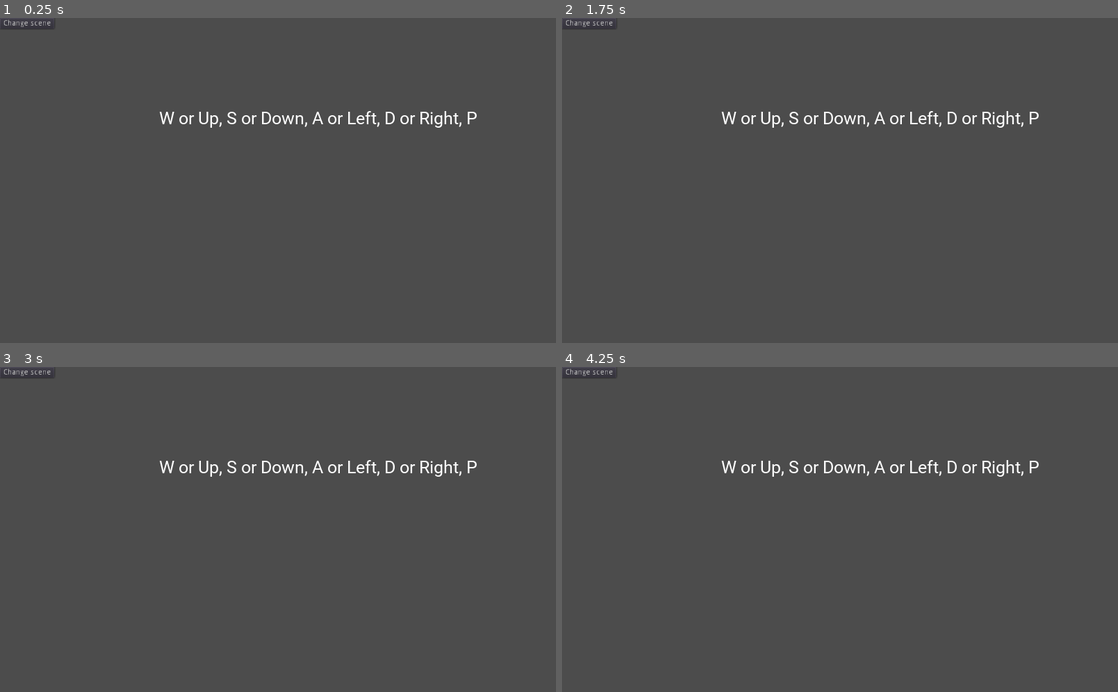
Above: before the commit, frames 1-4 (two rows, left to right).
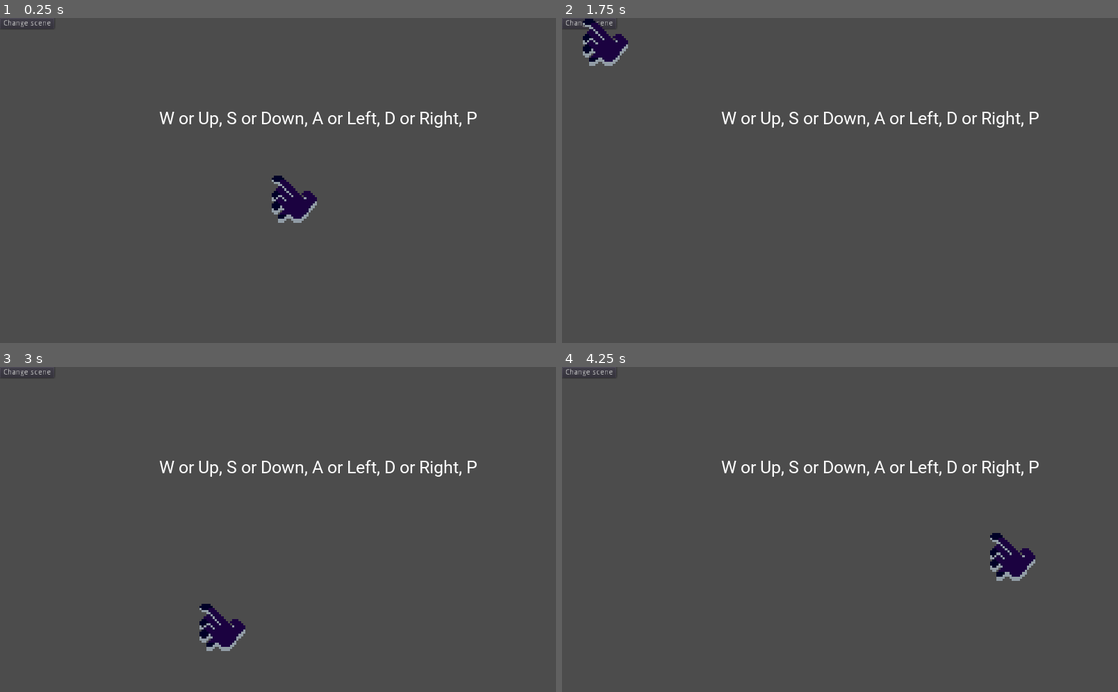
Above: after the commit, the same moments.

Repository: SuddenlyNothing/mini-jam-118-vampires
Game: Godot game, scene res://scenes/Demo.tscn
Same seed, same stepped clock (60 frames per second), same inputs: the game is played once before the commit and once after it. Sound files missing from this copy of the repository are replaced by a short silence.
Inputs (mouse positions are in pixels of both pictures, inside the frame that each line leads up to):
- Up to frame 1 (0.25 s): no input
- Up to frame 2 (1.75 s): click "Change scene" at 0.5 s; click "Change scene" at 1.25 s
- Up to frame 3 (3 s): tap Enter at 2 s; move the mouse to (400, 513) at 2.02 s; press the mouse at (400, 513) at 2.03 s; hold D (right) 2.03-2.78 s; tap Space (continue) at 2.3, 2.75, 2.85 s; move the mouse to (166, 545) at 2.77 s; release the mouse at (166, 545) at 2.78 s; hold S (down) from 2.78 s (still down)
- Up to frame 4 (4.25 s): click (728, 545) at 3.05 s; tap Space (continue) at 3.5, 3.8 s; move the mouse to (895, 458) at 3.52 s; release S (down) at 3.53 s; press the mouse at (895, 458) at 3.53 s; hold D (right) from 3.53 s (still down)

The runs differ from the first frame. In frame 1, 0.8% of the frame differs, in the area x 48-57%, y 48-64%; in frame 2, 0.8%; in frame 3, 0.8%, in the area x 35-45%, y 72-88%; in frame 4, 0.8%.

Commit message:
Add fake mouse (unused)

Diff:
--- /dev/null
+++ b/game/auto_loads/FakeMouse.gd
@@ -0,0 +1,43 @@
+extends Area2D
+
+var sensitivity := 500.0
+
+onready var sprite := $Sprite
+onready var vp := get_viewport().size
+
+
+func _ready() -> void:
+	Input.set_mouse_mode(Input.MOUSE_MODE_CAPTURED)
+	sprite.show()
+	var mouse_pos := get_global_mouse_position()
+	position.x = clamp(mouse_pos.x, 0, vp.x)
+	position.y = clamp(mouse_pos.y, 0, vp.y)
+
+
+func _process(delta: float) -> void:
+	var input := Input.get_vector("left", "right", "up", "down")
+	if input:
+		get_tree().get_frame()
+		var ev := InputEventMouseMotion.new()
+		ev.relative = input
+		ev.position = position
+		position += input * sensitivity * delta
+		get_tree().input_event(ev)
+
+
+func _input(event: InputEvent) -> void:
+	if event.is_action_pressed("ui_cancel"):
+		Input.set_mouse_mode(Input.MOUSE_MODE_VISIBLE)
+		sprite.hide()
+	if event.is_action_pressed("click"):
+		if Input.get_mouse_mode() == Input.MOUSE_MODE_VISIBLE:
+			position = get_global_mouse_position()
+			sprite.show()
+			Input.set_mouse_mode(Input.MOUSE_MODE_CAPTURED)
+
+	if Input.mouse_mode == Input.MOUSE_MODE_CAPTURED:
+		if event is InputEventMouse:
+			event.position = position
+		if event is InputEventMouseMotion:
+			position.x = clamp(position.x + event.relative.x, 0, vp.x)
+			position.y = clamp(position.y + event.relative.y, 0, vp.y)
--- /dev/null
+++ b/game/auto_loads/FakeMouse.tscn
@@ -0,0 +1,22 @@
+[gd_scene load_steps=4 format=2]
+
+[ext_resource path="res://assets/temp/hand.png" type="Texture" id=1]
+[ext_resource path="res://auto_loads/FakeMouse.gd" type="Script" id=2]
+
+[sub_resource type="RectangleShape2D" id=1]
+
+[node name="FakeMouse" type="CanvasLayer"]
+layer = 127
+
+[node name="FakeMouse" type="Area2D" parent="."]
+pause_mode = 2
+z_index = 10
+script = ExtResource( 2 )
+
+[node name="CollisionShape2D" type="CollisionShape2D" parent="FakeMouse"]
+shape = SubResource( 1 )
+
+[node name="Sprite" type="Sprite" parent="FakeMouse"]
+texture = ExtResource( 1 )
+centered = false
+offset = Vector2( -12, -8 )
--- a/game/auto_loads/Variables.gd
+++ b/game/auto_loads/Variables.gd
@@ -1,7 +1,15 @@
 extends Node
 
 # Used for input remapping and control displays
-var user_keys := PoolStringArray(["pause", "continue", "up", "left", "down", "right"])
+var user_keys := PoolStringArray([
+	"pause",
+	"click",
+	"continue",
+	"up",
+	"left",
+	"down",
+	"right",
+])
 
 # Used for formatting strings to display the correct key.
 var input_format := {}
--- a/game/project.godot
+++ b/game/project.godot
@@ -56,6 +56,7 @@
 Variables="*res://auto_loads/Variables.gd"
 OptionsMenu="*res://options/OptionsMenu.tscn"
 MusicPlayer="*res://auto_loads/MusicPlayer.tscn"
+FakeMouse="res://auto_loads/FakeMouse.tscn"
 
 [display]
 
@@ -64,6 +65,11 @@
 
 [input]
 
+ui_cancel={
+"deadzone": 0.5,
+"events": [ Object(InputEventKey,"resource_local_to_scene":false,"resource_name":"","device":0,"alt":false,"shift":false,"control":false,"meta":false,"command":false,"pressed":false,"scancode":16777217,"physical_scancode":0,"unicode":0,"echo":false,"script":null)
+ ]
+}
 up={
 "deadzone": 0.5,
 "events": [ Object(InputEventKey,"resource_local_to_scene":false,"resource_name":"","device":0,"alt":false,"shift":false,"control":false,"meta":false,"command":false,"pressed":false,"scancode":87,"physical_scancode":0,"unicode":0,"echo":false,"script":null)
Binary file added: game/assets/temp/hand.png
Not shown, added: game/assets/temp/hand.png.import
